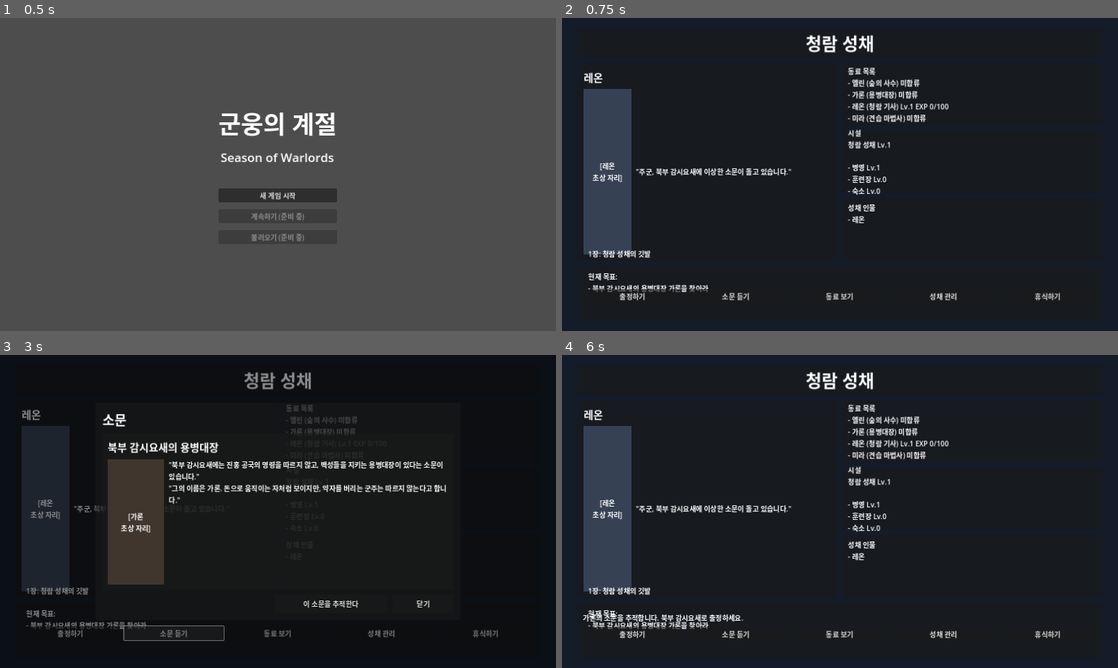
Above: before the commit, frames 1-4 (two rows, left to right).
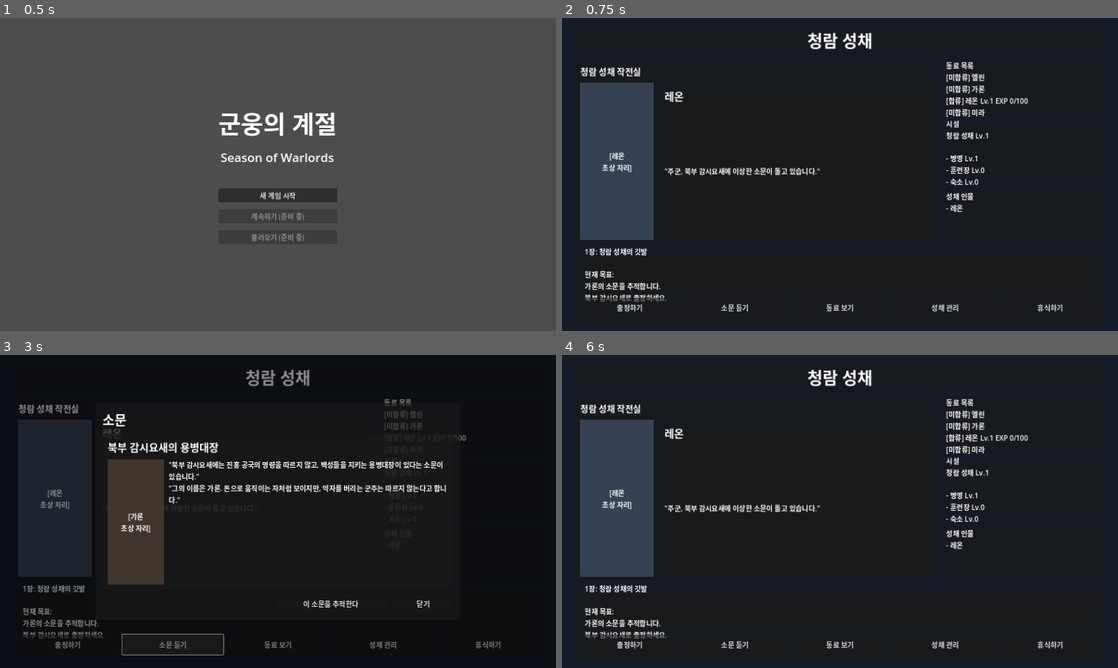
Above: after the commit, the same moments.

Repository: yogitobi31/season-of-warlords
Game: Godot game, scene res://scenes/Title.tscn
The game is run twice, just before and just after one commit, with the same random seed, the same clock (stepped at 60 frames per second) and the same inputs.
Inputs:
- Up to frame 1 (0.5 s): no input
- Up to frame 2 (0.75 s): click "새 게임 시작" at 0.5 s
- Up to frame 3 (3 s): click "출정하기" at 1.25 s; click "성채로 돌아가기" at 2 s; click "소문 듣기" at 2.75 s
- Up to frame 4 (6 s): click "동료 보기" at 3.5 s; click "성채 관리" at 4.25 s; click "휴식하기" at 5 s; click "이 소문을 추적한다" at 5.75 s

Frame 1 is identical in both runs. In frame 2, 8.6% of the frame differs, in the area x 3-91%, y 4-94%; in frame 3, 5.6%; in frame 4, 8.9%.

Commit message:
Rework CastleHub layout into structured RPG hub UI

Diff:
--- a/scenes/CastleHub.tscn
+++ b/scenes/CastleHub.tscn
@@ -27,17 +27,17 @@
 anchor_bottom = 1.0
 grow_horizontal = 2
 grow_vertical = 2
-theme_override_constants/margin_left = 36
-theme_override_constants/margin_top = 24
-theme_override_constants/margin_right = 36
-theme_override_constants/margin_bottom = 24
+theme_override_constants/margin_left = 28
+theme_override_constants/margin_top = 18
+theme_override_constants/margin_right = 28
+theme_override_constants/margin_bottom = 18
 
 [node name="MainVBox" type="VBoxContainer" parent="MainMargin"]
 layout_mode = 2
-theme_override_constants/separation = 12
+theme_override_constants/separation = 10
 
 [node name="TitlePanel" type="Panel" parent="MainMargin/MainVBox"]
-custom_minimum_size = Vector2(0, 68)
+custom_minimum_size = Vector2(0, 70)
 layout_mode = 2
 
 [node name="TitleLabel" type="Label" parent="MainMargin/MainVBox/TitlePanel"]
@@ -53,21 +53,21 @@
 offset_bottom = 22.0
 grow_horizontal = 2
 grow_vertical = 2
-theme_override_font_sizes/font_size = 40
+theme_override_font_sizes/font_size = 38
 text = "청람 성채"
 horizontal_alignment = 1
 
-[node name="TopHBox" type="HBoxContainer" parent="MainMargin/MainVBox"]
-custom_minimum_size = Vector2(0, 240)
+[node name="CenterHBox" type="HBoxContainer" parent="MainMargin/MainVBox"]
+custom_minimum_size = Vector2(0, 430)
 layout_mode = 2
 size_flags_vertical = 3
 theme_override_constants/separation = 12
 
-[node name="DialoguePanel" type="Panel" parent="MainMargin/MainVBox/TopHBox"]
-layout_mode = 2
-size_flags_horizontal = 3
-
-[node name="DialogueVBox" type="VBoxContainer" parent="MainMargin/MainVBox/TopHBox/DialoguePanel"]
+[node name="ScenePanel" type="Panel" parent="MainMargin/MainVBox/CenterHBox"]
+layout_mode = 2
+size_flags_horizontal = 3
+
+[node name="SceneMargin" type="MarginContainer" parent="MainMargin/MainVBox/CenterHBox/ScenePanel"]
 layout_mode = 1
 anchors_preset = 15
 anchor_right = 1.0
@@ -78,24 +78,28 @@
 offset_bottom = -14.0
 grow_horizontal = 2
 grow_vertical = 2
-theme_override_constants/separation = 8
-
-[node name="LeonNameLabel" type="Label" parent="MainMargin/MainVBox/TopHBox/DialoguePanel/DialogueVBox"]
-layout_mode = 2
-theme_override_font_sizes/font_size = 24
-text = "레온"
-
-[node name="DialogueHBox" type="HBoxContainer" parent="MainMargin/MainVBox/TopHBox/DialoguePanel/DialogueVBox"]
-layout_mode = 2
-size_flags_vertical = 3
-theme_override_constants/separation = 10
-
-[node name="LeonPortraitPlaceholder" type="ColorRect" parent="MainMargin/MainVBox/TopHBox/DialoguePanel/DialogueVBox/DialogueHBox"]
-custom_minimum_size = Vector2(110, 110)
+
+[node name="SceneVBox" type="VBoxContainer" parent="MainMargin/MainVBox/CenterHBox/ScenePanel/SceneMargin"]
+layout_mode = 2
+size_flags_vertical = 3
+theme_override_constants/separation = 10
+
+[node name="SceneHeader" type="Label" parent="MainMargin/MainVBox/CenterHBox/ScenePanel/SceneMargin/SceneVBox"]
+layout_mode = 2
+theme_override_font_sizes/font_size = 20
+text = "청람 성채 작전실"
+
+[node name="DialogueHBox" type="HBoxContainer" parent="MainMargin/MainVBox/CenterHBox/ScenePanel/SceneMargin/SceneVBox"]
+layout_mode = 2
+size_flags_vertical = 3
+theme_override_constants/separation = 12
+
+[node name="LeonPortraitPlaceholder" type="ColorRect" parent="MainMargin/MainVBox/CenterHBox/ScenePanel/SceneMargin/SceneVBox/DialogueHBox"]
+custom_minimum_size = Vector2(170, 230)
 layout_mode = 2
 color = Color(0.21, 0.26, 0.33, 1)
 
-[node name="LeonPortraitLabel" type="Label" parent="MainMargin/MainVBox/TopHBox/DialoguePanel/DialogueVBox/DialogueHBox/LeonPortraitPlaceholder"]
+[node name="LeonPortraitLabel" type="Label" parent="MainMargin/MainVBox/CenterHBox/ScenePanel/SceneMargin/SceneVBox/DialogueHBox/LeonPortraitPlaceholder"]
 layout_mode = 1
 anchors_preset = 8
 anchor_left = 0.5
@@ -112,23 +116,49 @@
 horizontal_alignment = 1
 vertical_alignment = 1
 
-[node name="LeonDialogue" type="Label" parent="MainMargin/MainVBox/TopHBox/DialoguePanel/DialogueVBox/DialogueHBox"]
-layout_mode = 2
-size_flags_horizontal = 3
+[node name="DialoguePanel" type="Panel" parent="MainMargin/MainVBox/CenterHBox/ScenePanel/SceneMargin/SceneVBox/DialogueHBox"]
+layout_mode = 2
+size_flags_horizontal = 3
+size_flags_vertical = 3
+
+[node name="DialogueMargin" type="MarginContainer" parent="MainMargin/MainVBox/CenterHBox/ScenePanel/SceneMargin/SceneVBox/DialogueHBox/DialoguePanel"]
+layout_mode = 1
+anchors_preset = 15
+anchor_right = 1.0
+anchor_bottom = 1.0
+offset_left = 12.0
+offset_top = 12.0
+offset_right = -12.0
+offset_bottom = -12.0
+grow_horizontal = 2
+grow_vertical = 2
+
+[node name="DialogueVBox" type="VBoxContainer" parent="MainMargin/MainVBox/CenterHBox/ScenePanel/SceneMargin/SceneVBox/DialogueHBox/DialoguePanel/DialogueMargin"]
+layout_mode = 2
+theme_override_constants/separation = 8
+
+[node name="LeonNameLabel" type="Label" parent="MainMargin/MainVBox/CenterHBox/ScenePanel/SceneMargin/SceneVBox/DialogueHBox/DialoguePanel/DialogueMargin/DialogueVBox"]
+layout_mode = 2
+theme_override_font_sizes/font_size = 24
+text = "레온"
+
+[node name="LeonDialogue" type="Label" parent="MainMargin/MainVBox/CenterHBox/ScenePanel/SceneMargin/SceneVBox/DialogueHBox/DialoguePanel/DialogueMargin/DialogueVBox"]
+layout_mode = 2
+size_flags_vertical = 3
 text = "\"주군, 북부 감시요새에 이상한 소문이 돌고 있습니다.\""
 autowrap_mode = 3
-
-[node name="SideInfoVBox" type="VBoxContainer" parent="MainMargin/MainVBox/TopHBox"]
-custom_minimum_size = Vector2(360, 0)
-layout_mode = 2
-size_flags_horizontal = 3
-theme_override_constants/separation = 12
-
-[node name="CompanionsPanel" type="Panel" parent="MainMargin/MainVBox/TopHBox/SideInfoVBox"]
-layout_mode = 2
-size_flags_vertical = 3
-
-[node name="CompanionsLabel" type="Label" parent="MainMargin/MainVBox/TopHBox/SideInfoVBox/CompanionsPanel"]
+vertical_alignment = 1
+
+[node name="SideInfoVBox" type="VBoxContainer" parent="MainMargin/MainVBox/CenterHBox"]
+custom_minimum_size = Vector2(380, 0)
+layout_mode = 2
+theme_override_constants/separation = 10
+
+[node name="CompanionsPanel" type="Panel" parent="MainMargin/MainVBox/CenterHBox/SideInfoVBox"]
+layout_mode = 2
+size_flags_vertical = 3
+
+[node name="CompanionsLabel" type="Label" parent="MainMargin/MainVBox/CenterHBox/SideInfoVBox/CompanionsPanel"]
 layout_mode = 1
 anchors_preset = 15
 anchor_right = 1.0
@@ -142,11 +172,11 @@
 autowrap_mode = 3
 text = "동료 목록 로딩 중..."
 
-[node name="FacilitiesPanel" type="Panel" parent="MainMargin/MainVBox/TopHBox/SideInfoVBox"]
-layout_mode = 2
-size_flags_vertical = 3
-
-[node name="FacilitiesLabel" type="Label" parent="MainMargin/MainVBox/TopHBox/SideInfoVBox/FacilitiesPanel"]
+[node name="FacilitiesPanel" type="Panel" parent="MainMargin/MainVBox/CenterHBox/SideInfoVBox"]
+layout_mode = 2
+size_flags_vertical = 3
+
+[node name="FacilitiesLabel" type="Label" parent="MainMargin/MainVBox/CenterHBox/SideInfoVBox/FacilitiesPanel"]
 layout_mode = 1
 anchors_preset = 15
 anchor_right = 1.0
@@ -160,11 +190,11 @@
 autowrap_mode = 3
 text = "시설 목록 로딩 중..."
 
-[node name="CastlePeoplePanel" type="Panel" parent="MainMargin/MainVBox/TopHBox/SideInfoVBox"]
-layout_mode = 2
-size_flags_vertical = 3
-
-[node name="CastlePeopleLabel" type="Label" parent="MainMargin/MainVBox/TopHBox/SideInfoVBox/CastlePeoplePanel"]
+[node name="CastlePeoplePanel" type="Panel" parent="MainMargin/MainVBox/CenterHBox/SideInfoVBox"]
+layout_mode = 2
+size_flags_vertical = 3
+
+[node name="CastlePeopleLabel" type="Label" parent="MainMargin/MainVBox/CenterHBox/SideInfoVBox/CastlePeoplePanel"]
 layout_mode = 1
 anchors_preset = 15
 anchor_right = 1.0
@@ -179,7 +209,7 @@
 text = "성채 인물 로딩 중..."
 
 [node name="BottomPanel" type="Panel" parent="MainMargin/MainVBox"]
-custom_minimum_size = Vector2(0, 126)
+custom_minimum_size = Vector2(0, 170)
 layout_mode = 2
 
 [node name="BottomMargin" type="MarginContainer" parent="MainMargin/MainVBox/BottomPanel"]
@@ -199,6 +229,7 @@
 theme_override_constants/separation = 10
 
 [node name="ChapterProgressPanel" type="Panel" parent="MainMargin/MainVBox/BottomPanel/BottomMargin/BottomVBox"]
+custom_minimum_size = Vector2(0, 86)
 layout_mode = 2
 
 [node name="ChapterProgressLabel" type="Label" parent="MainMargin/MainVBox/BottomPanel/BottomMargin/BottomVBox/ChapterProgressPanel"]
@@ -217,34 +248,41 @@
 
 [node name="StatusLabel" type="Label" parent="MainMargin/MainVBox/BottomPanel/BottomMargin/BottomVBox"]
 layout_mode = 2
+visible = false
 text = ""
 autowrap_mode = 3
 
 [node name="ButtonsHBox" type="HBoxContainer" parent="MainMargin/MainVBox/BottomPanel/BottomMargin/BottomVBox"]
+custom_minimum_size = Vector2(0, 46)
 layout_mode = 2
 theme_override_constants/separation = 10
 
 [node name="ExpeditionButton" type="Button" parent="MainMargin/MainVBox/BottomPanel/BottomMargin/BottomVBox/ButtonsHBox"]
+custom_minimum_size = Vector2(0, 42)
 layout_mode = 2
 size_flags_horizontal = 3
 text = "출정하기"
 
 [node name="RumorButton" type="Button" parent="MainMargin/MainVBox/BottomPanel/BottomMargin/BottomVBox/ButtonsHBox"]
+custom_minimum_size = Vector2(0, 42)
 layout_mode = 2
 size_flags_horizontal = 3
 text = "소문 듣기"
 
 [node name="CompanionButton" type="Button" parent="MainMargin/MainVBox/BottomPanel/BottomMargin/BottomVBox/ButtonsHBox"]
+custom_minimum_size = Vector2(0, 42)
 layout_mode = 2
 size_flags_horizontal = 3
 text = "동료 보기"
 
 [node name="ManageButton" type="Button" parent="MainMargin/MainVBox/BottomPanel/BottomMargin/BottomVBox/ButtonsHBox"]
+custom_minimum_size = Vector2(0, 42)
 layout_mode = 2
 size_flags_horizontal = 3
 text = "성채 관리"
 
 [node name="RestButton" type="Button" parent="MainMargin/MainVBox/BottomPanel/BottomMargin/BottomVBox/ButtonsHBox"]
+custom_minimum_size = Vector2(0, 42)
 layout_mode = 2
 size_flags_horizontal = 3
 text = "휴식하기"
--- a/scripts/CastleHub.gd
+++ b/scripts/CastleHub.gd
@@ -1,8 +1,8 @@
 extends Control
 
-@onready var companions_label: Label = $MainMargin/MainVBox/TopHBox/SideInfoVBox/CompanionsPanel/CompanionsLabel
-@onready var facilities_label: Label = $MainMargin/MainVBox/TopHBox/SideInfoVBox/FacilitiesPanel/FacilitiesLabel
-@onready var castle_people_label: Label = $MainMargin/MainVBox/TopHBox/SideInfoVBox/CastlePeoplePanel/CastlePeopleLabel
+@onready var companions_label: Label = $MainMargin/MainVBox/CenterHBox/SideInfoVBox/CompanionsPanel/CompanionsLabel
+@onready var facilities_label: Label = $MainMargin/MainVBox/CenterHBox/SideInfoVBox/FacilitiesPanel/FacilitiesLabel
+@onready var castle_people_label: Label = $MainMargin/MainVBox/CenterHBox/SideInfoVBox/CastlePeoplePanel/CastlePeopleLabel
 @onready var chapter_progress_label: Label = $MainMargin/MainVBox/BottomPanel/BottomMargin/BottomVBox/ChapterProgressPanel/ChapterProgressLabel
 @onready var status_label: Label = $MainMargin/MainVBox/BottomPanel/BottomMargin/BottomVBox/StatusLabel
 @onready var expedition_button: Button = $MainMargin/MainVBox/BottomPanel/BottomMargin/BottomVBox/ButtonsHBox/ExpeditionButton
@@ -45,16 +45,14 @@
 	for companion_data: Dictionary in GameState.get_companions_list():
 		var joined: bool = bool(companion_data.get("joined", false))
 		if joined:
-			lines.append("- %s (%s) Lv.%d EXP %d/100" % [
+			lines.append("[합류] %s Lv.%d EXP %d/100" % [
 				str(companion_data.get("name", "?")),
-				str(companion_data.get("title", "")),
 				int(companion_data.get("level", 1)),
 				int(companion_data.get("exp", 0))
 			])
 		else:
-			lines.append("- %s (%s) 미합류" % [
+			lines.append("[미합류] %s" % [
 				str(companion_data.get("name", "?")),
-				str(companion_data.get("title", ""))
 			])
 	companions_label.text = "\n".join(lines)
 
@@ -127,9 +125,9 @@
 func refresh_chapter_progress() -> void:
 	var lines: Array[String] = ["1장: 청람 성채의 깃발", "", "현재 목표:"]
 	if GameState.has_companion_joined("garon"):
-		lines.append("- 서리숲 관문에 숨어 있는 숲의 사수에 대한 소문을 조사하라")
+		lines.append("서리숲 관문의 숲의 사수에 대한 소문을 조사하세요.")
 	else:
-		lines.append("- 북부 감시요새의 용병대장 가론을 찾아라")
+		lines.append("가론의 소문을 추적합니다.\n북부 감시요새로 출정하세요.")
 	chapter_progress_label.text = "\n".join(lines)
 
 func refresh_castle_event_panel() -> void:
